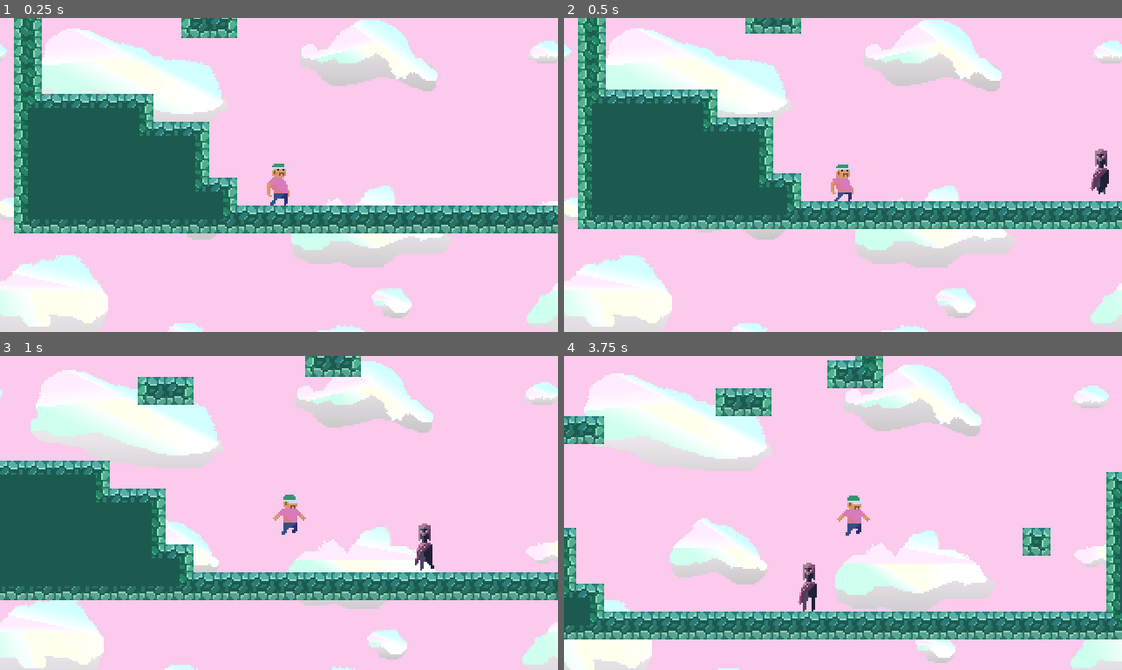
Above: before the commit, frames 1-4 (two rows, left to right).
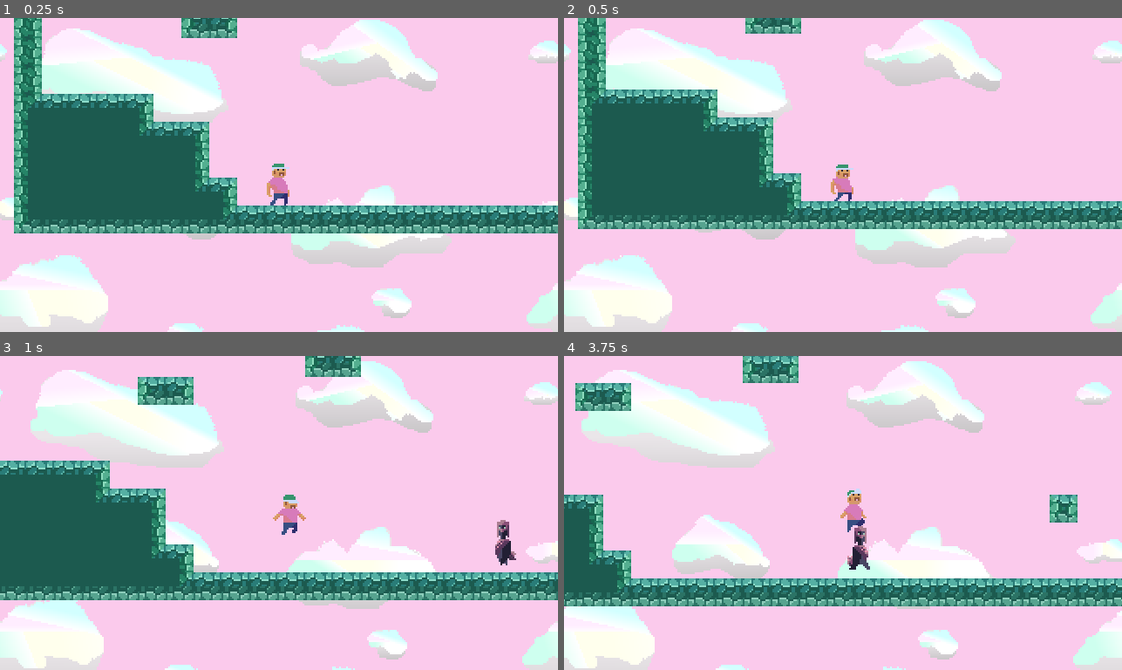
Above: after the commit, the same moments.

Repository: acarriedev/pig-boy-game
Game: Godot game, scene res://World.tscn
Same seed, same stepped clock (60 frames per second), same inputs: the game is played once before the commit and once after it.
Inputs:
- Up to frame 1 (0.25 s): no input
- Up to frame 2 (0.5 s): no input
- Up to frame 3 (1 s): hold Right (ui_right) from 0.53 s (still down); tap Up (ui_up) at 0.6, 0.77 s
- Up to frame 4 (3.75 s): tap Up (ui_up) at 1.07, 1.35, 1.52, 1.82, 2.1, 2.85, 3.02, 3.32, 3.6 s; release Right (ui_right) at 2.03 s; hold Left (ui_left) 2.03-2.78 s; hold Right (ui_right) from 2.78 s (still down)

Frame 1 is identical in both runs. In frame 2, 0.3% of the frame differs, in the area x 94-98%, y 41-57%; in frame 3, 0.6%; in frame 4, 31%, in the area x 0-100%, y 0-100%.

Commit message:
FunCreep now moves until it collides with wall and turns the opposite direction

Diff:
--- a/FunCreep.gd
+++ b/FunCreep.gd
@@ -1,82 +1,53 @@
 extends KinematicBody2D
 #Engine.iterations_per_second
-const TARGET_FPS = Engine.iterations_per_second
-const ACCELERATION = 10
+const TARGET_FPS = Engine.iterations_per_second # Needed?
+const ACCELERATION = 10 # Needed?
 const MAX_SPEED = 80
-const FRICTION = 12
+const FRICTION = 12 # Needed?
 const AIR_RESISTANCE = 2
 const GRAVITY = 4
 const JUMP_FORCE = 145
 
+const SPEED = 30
+
 
 var motion = Vector2.ZERO
 
-var react_time = 400
-var dir = 0
-var next_dir = 0
-var next_dir_time = 0
-var target_player_dist = 60
+var direction = -1
 
 onready var player = get_parent().get_node("Player")
 onready var sprite = $Sprite
 onready var animation_player = $AnimationPlayer
 onready var ground_ray_l = $GroundRayLeft
 onready var ground_ray_r = $GroundRayRight
+onready var body_ray_l = $BodyRayLeft
+onready var body_ray_r = $BodyRayRight
 
 func _ready():
-	set_process(true)
+	pass
 
-func set_dir(target_dir):
-	if next_dir != target_dir:
-		next_dir = target_dir
-		next_dir_time = OS.get_ticks_msec() + react_time
 
 func _physics_process(delta):
-	var x_input = 0
-	if player.position.x < position.x - target_player_dist:
-		x_input = -1
-		set_dir(-1)
-	elif player.position.x > position.x + target_player_dist:
-		x_input = 1
-		set_dir(1)
-	else:
-		x_input = 0
-		set_dir(0)
+	motion.x = SPEED * direction
 
-	if OS.get_ticks_msec() > next_dir_time:
-		dir = next_dir
+	print(sprite.flip_h)
 
-#	motion.x = dir * 500
-
-	if x_input != 0:
+	if motion.x < 0:
 		animation_player.play("Run")
-		motion.x += x_input * ACCELERATION * delta * TARGET_FPS
-		motion.x = clamp(motion.x, -MAX_SPEED, MAX_SPEED)
-		sprite.flip_h = x_input > 0
+		sprite.flip_h = false
+	elif motion.x > 0:
+		animation_player.play("Run")
+		sprite.flip_h = true
 	else:
 		animation_player.play("Idle")
 
 
 	motion.y += GRAVITY * delta * TARGET_FPS
 
+	if body_ray_l.is_colliding():
+		direction = 1
+	if body_ray_r.is_colliding():
+		direction = -1
 
-	if ground_ray_l.is_colliding() or ground_ray_r.is_colliding():
-	#if is_on_floor():
-		if x_input == 0:
-			motion.x = lerp(motion.x, 0, FRICTION * delta)
-
-#		if Input.is_action_just_pressed("ui_up"):
-#			motion.y = -JUMP_FORCE
-	else:
-		if motion.y < 0:
-			animation_player.play("Jump")
-		else:
-			animation_player.play("Fall")
-
-#		if Input.is_action_just_released("ui_up") and motion.y < -JUMP_FORCE/2:
-#			motion.y = -JUMP_FORCE/2
-
-		if x_input == 0:
-			motion.x = lerp(motion.x, 0, AIR_RESISTANCE * delta)
 
 	motion = move_and_slide(motion, Vector2(0, -1))
--- a/FunCreep.tscn
+++ b/FunCreep.tscn
@@ -1,6 +1,6 @@
 [gd_scene load_steps=8 format=2]
 
-[ext_resource path="res://Sprites/enemies/fun-creep-01-Sheet.png" type="Texture" id=1]
+[ext_resource path="res://Sprites/enemies/fun-creep-02-Sheet.png" type="Texture" id=1]
 [ext_resource path="res://FunCreep.gd" type="Script" id=2]
 
 [sub_resource type="CapsuleShape2D" id=1]
@@ -101,3 +101,15 @@
 position = Vector2( 3, -1 )
 enabled = true
 cast_to = Vector2( 0, 2 )
+
+[node name="BodyRayLeft" type="RayCast2D" parent="."]
+position = Vector2( -6, -12 )
+rotation = -4.71239
+enabled = true
+cast_to = Vector2( 0, 2 )
+
+[node name="BodyRayRight" type="RayCast2D" parent="."]
+position = Vector2( 6, -12 )
+rotation = 4.71239
+enabled = true
+cast_to = Vector2( 0, 2 )
Binary file added: Sprites/enemies/fun-creep-02-Sheet.png
Not shown, added: Sprites/enemies/fun-creep-02-Sheet.png.import
